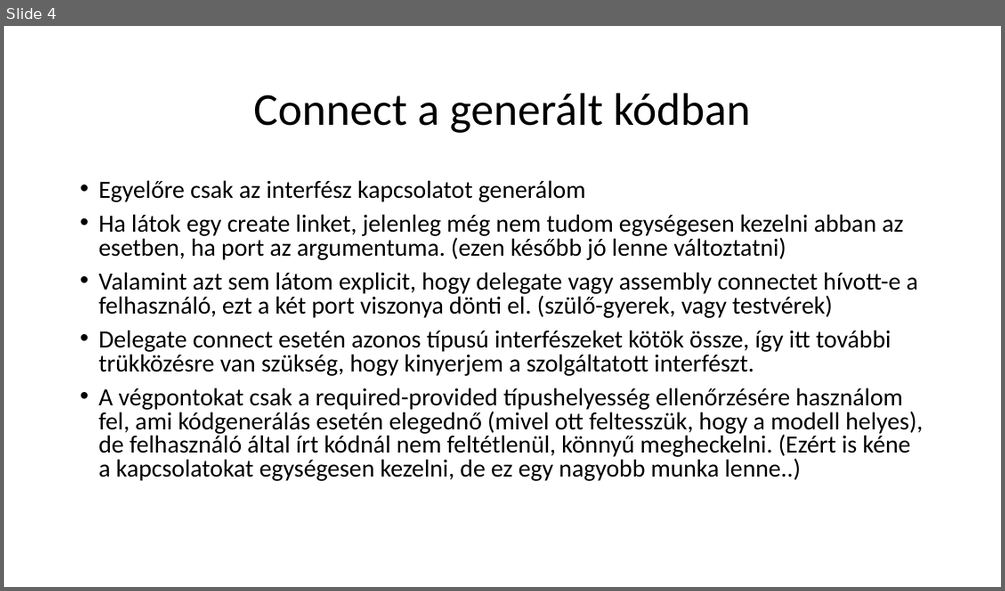
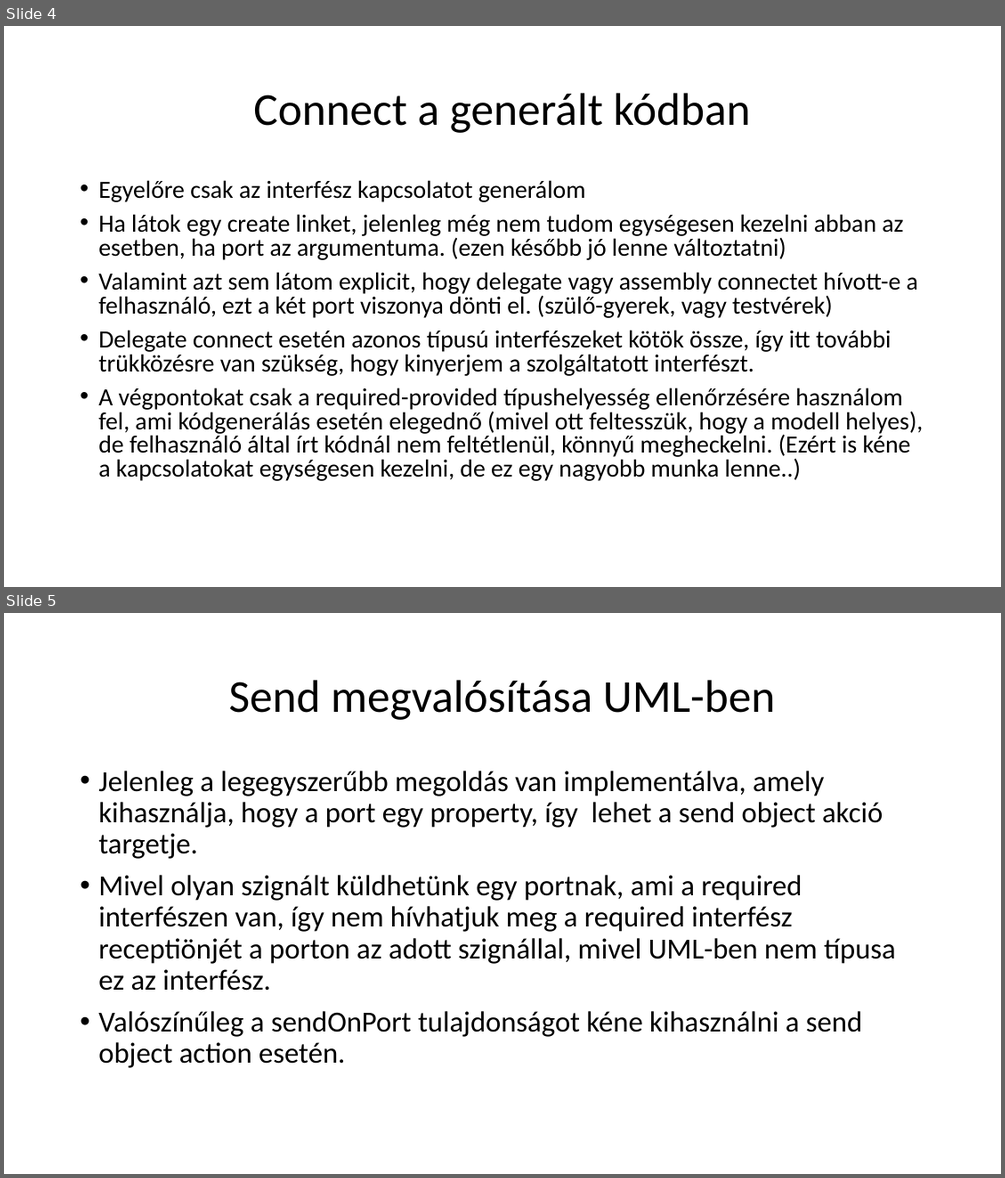
Before and after one commit to nagyandras95/Egyetem, a slide deck: port_versions/ping-pong-demo.pptx. Shown one above the other, each under a label of ours: slide 4 before the commit, slides 4 and 5 after it. The pictures are 1005x591 and 1005x1178 pixels, drawn with LibreOffice and Linux fonts; fonts in the diff are those of the drawing. Boxes give left, top, right and bottom in pixels: in the first picture for what was removed or moved away, otherwise in the second. Text is boxed around its words. In the diff, an @@ line names an element or a change of style, - is before the commit and + after.

```diff
--- a/port_versions/ping-pong-demo.pptx
+++ b/port_versions/ping-pong-demo.pptx
@@ slide 5 added at <box>4,613,1001,1174</box>, background #FFFFFF @@
@@ title added at <box>229,680,775,720</box>, 44 pt, text #000000 @@
+Send megvalósítása UML-ben
@@ text added at <box>98,771,896,1068</box>, 28 pt, text #000000 @@
+• Jelenleg a legegyszerűbb megoldás van implementálva, amely kihasználja, hogy a port egy property, így lehet a send object akció targetje.
+• Mivel olyan szignált küldhetünk egy portnak, ami a required interfészen van, így nem hívhatjuk meg a required interfész receptiönjét a porton az adott szignállal, mivel UML-ben nem típusa ez az interfész.
+• Valószínűleg a sendOnPort tulajdonságot kéne kihasználni a send object action esetén.
```
Also in this commit, not shown: 1 slide changed, 1 other slide added.
